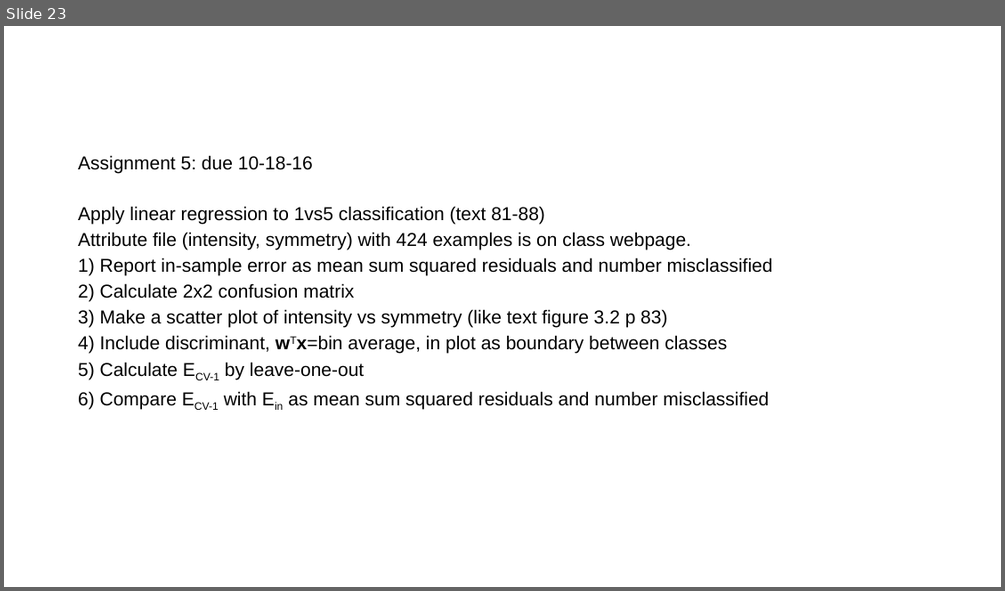
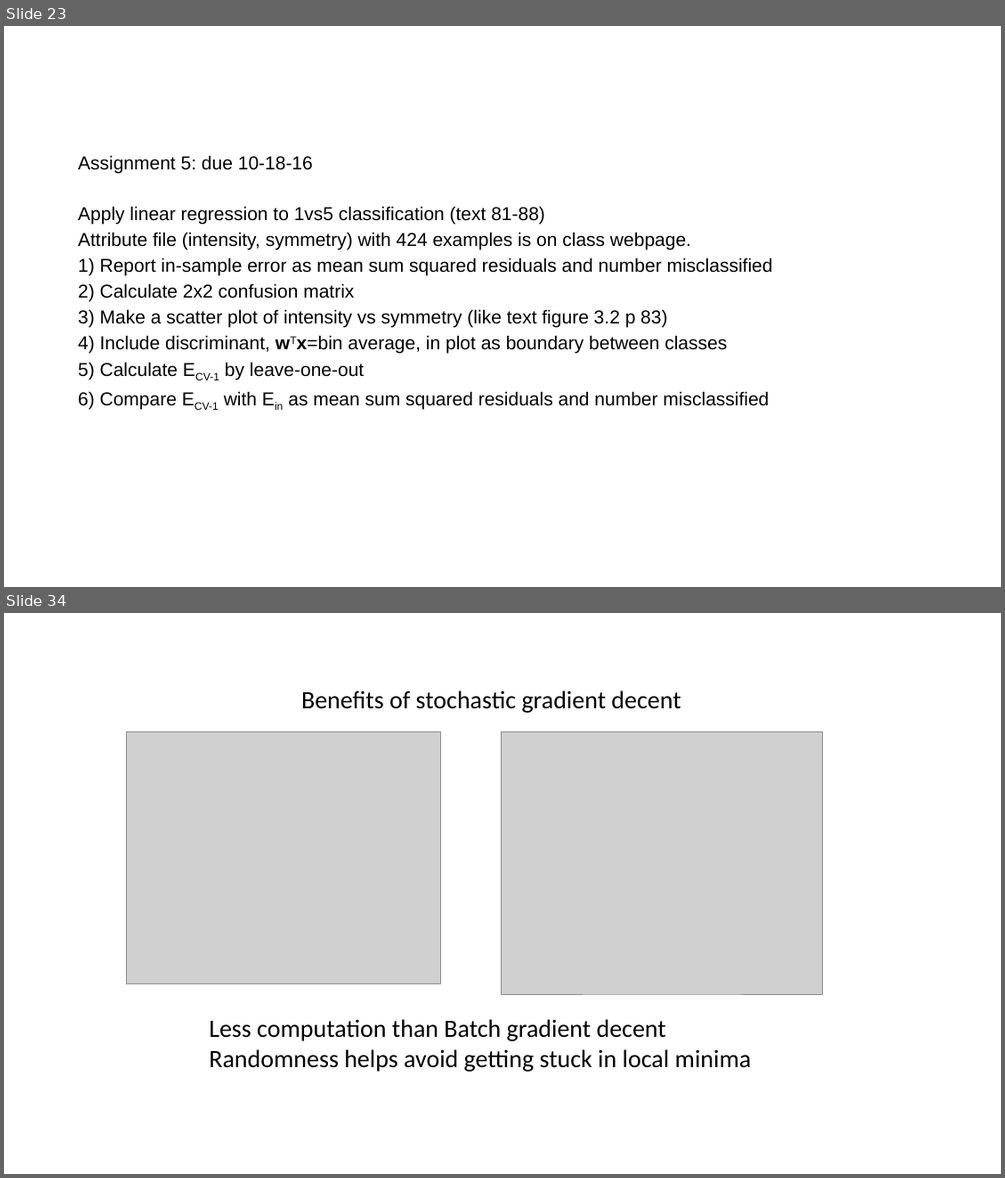
Before and after one commit to zhy9036/cs_2016_fall, a slide deck: 534_ANN/linear models.pptx. Shown one above the other, each under a label of ours: slide 23 before the commit, slides 23 and 34 after it; the slides between them are not shown. The pictures are 1005x591 and 1005x1178 pixels, drawn with LibreOffice and Linux fonts; fonts in the diff are those of the drawing; grey boxes stand for pictures. Boxes give left, top, right and bottom in pixels: in the first picture for what was removed or moved away, otherwise in the second. Text is boxed around its words. In the diff, an @@ line names an element or a change of style, - is before the commit and + after.

```diff
--- a/534_ANN/linear models.pptx
+++ b/534_ANN/linear models.pptx
@@ slide 34 added at (4,613,1001,1174), background #FFFFFF @@
@@ text added at (301,690,680,713), 24 pt, text #000000 @@
+Benefits of stochastic gradient decent
@@ picture added at (127,732,441,983) @@
@@ picture added at (502,732,822,994) @@
@@ text added at (209,1019,752,1071), 24 pt, text #000000 @@
+Less computation than Batch gradient decent
+Randomness helps avoid getting stuck in local minima
```
Also in this commit, not shown: 30 other slides added, 25 other files.
